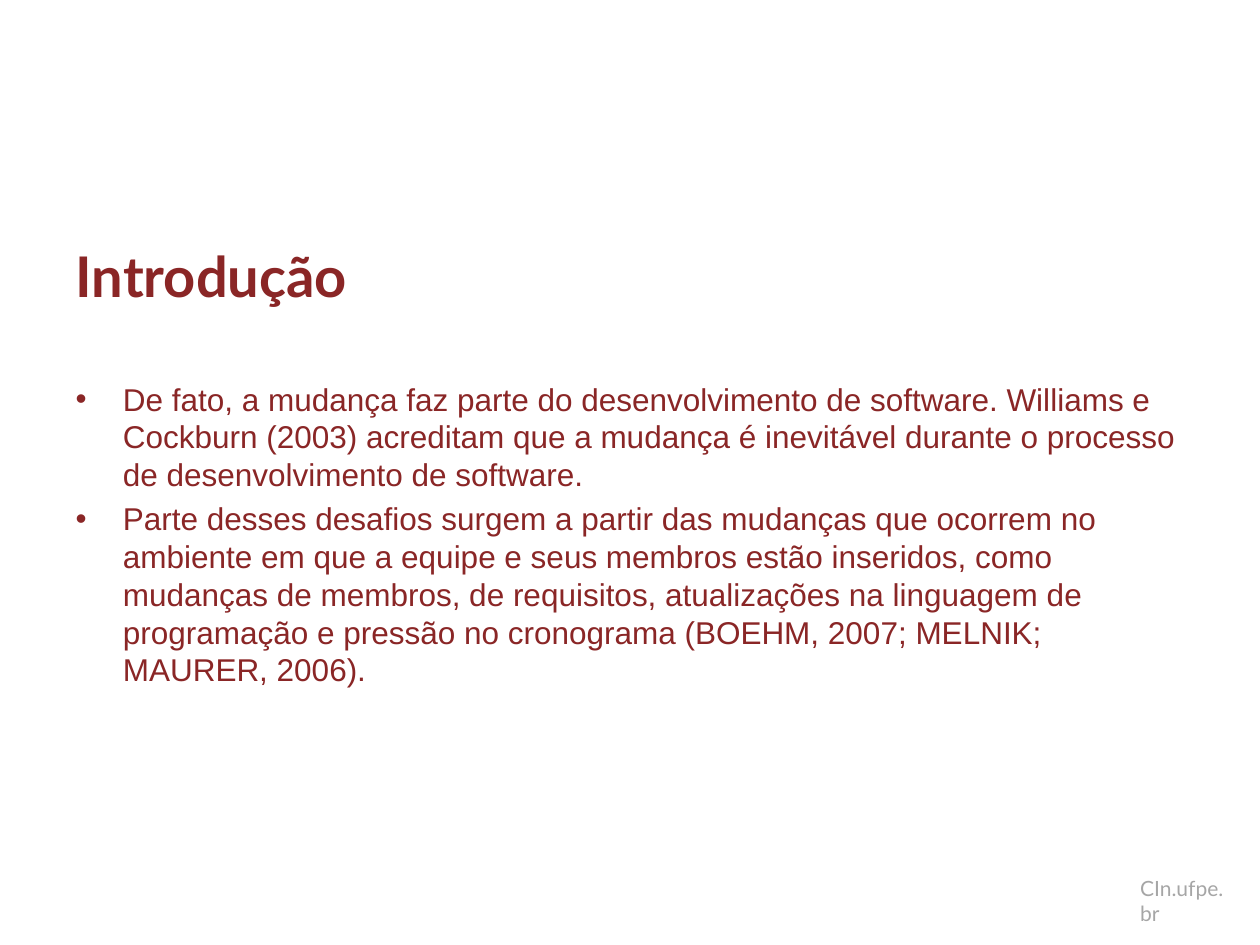
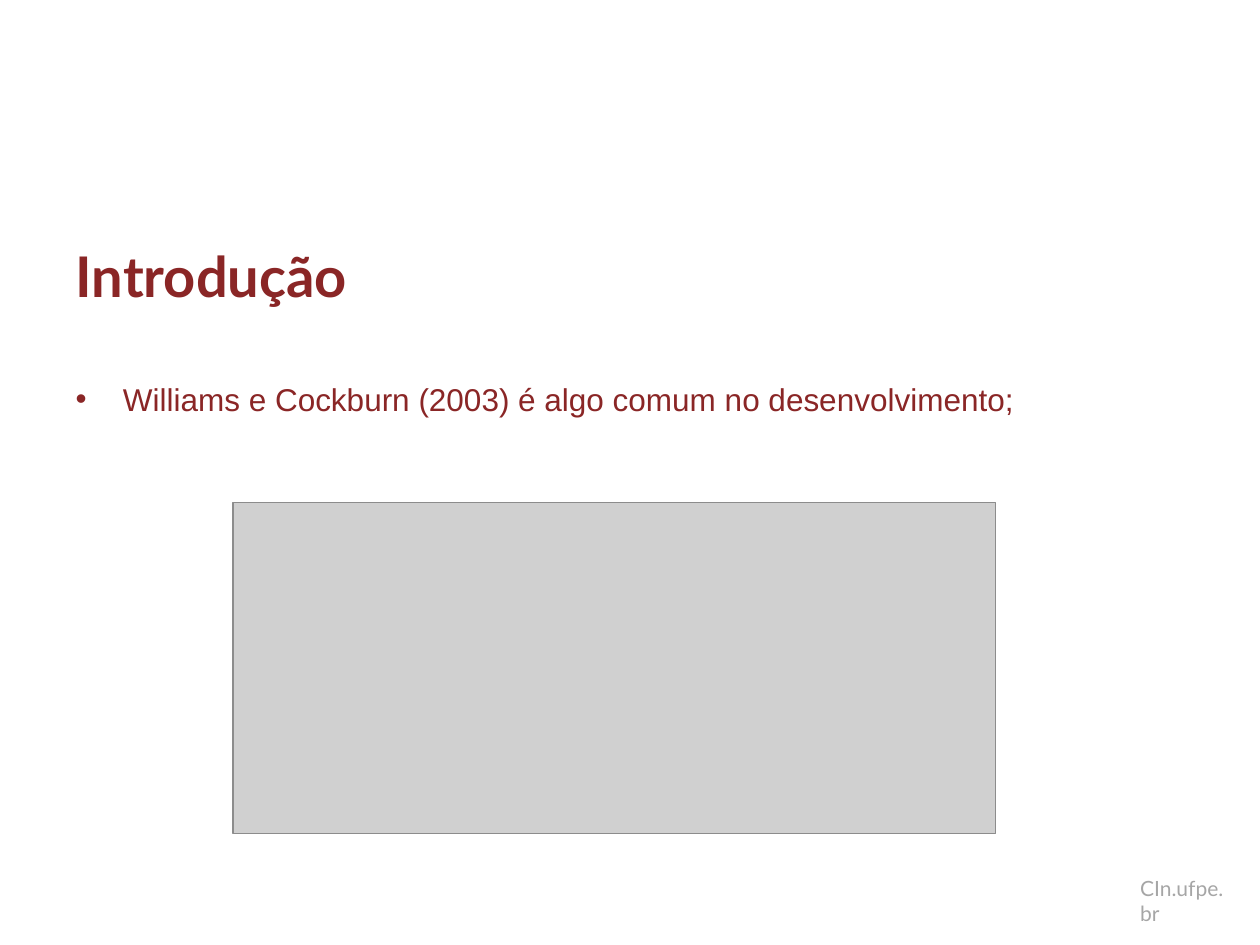
Before and after one commit to dan1lo/doutoradoR, a slide deck: slide 3 of apresentacao doutorado.pptx. Drawn at 1260x945 pixels with LibreOffice and Linux fonts; fonts in the diff are those of the drawing; grey boxes stand for pictures; background and template pictures are left out. Boxes give left, top, right and bottom in pixels: in the first picture for what was removed or moved away, otherwise in the second. Text is boxed around its words. In the diff, an @@ line names an element or a change of style, - is before the commit and + after.

Commit message:
introdução ajeitada
Introdução com todas as imagens adicionadas

```diff
--- a/apresentacao doutorado.pptx
+++ b/apresentacao doutorado.pptx
@@ text at [123,387,1013,417]: text changed @@
-• De fato, a mudança faz parte do desenvolvimento de software. Williams e Cockburn (2003) acreditam que a mudança é inevitável durante o processo de desenvolvimento de software.
-• Parte desses desafios surgem a partir das mudanças que ocorrem no ambiente em que a equipe e seus membros estão inseridos, como mudanças de membros, de requisitos, atualizações na linguagem de programação e pressão no cronograma (BOEHM, 2007; MELNIK; MAURER, 2006).
+• Williams e Cockburn (2003) é algo comum no desenvolvimento;
@@ picture added at [233,503,995,834] @@
```
Also in this commit, not shown: 17 other slides changed, 4 slides added, 1 slide removed.
